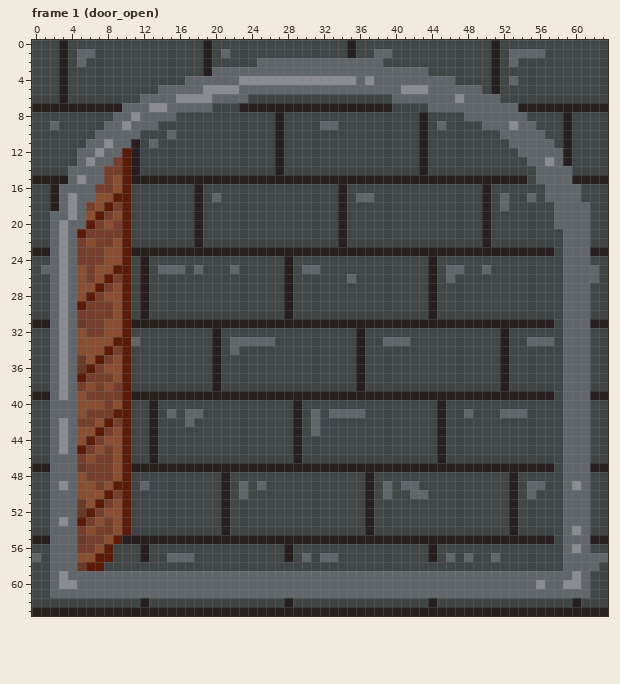
A pixel-art file gets an edit: dist/img/tiles/bricks.aseprite. Above, as it was before the edit.
64x64 pixels, 50 frames. Colours within 5 levels of each other are drawn and written as one. Shown: frame 1 (door_open). The commit also changed other frames, which this record leaves out.
After the commit:
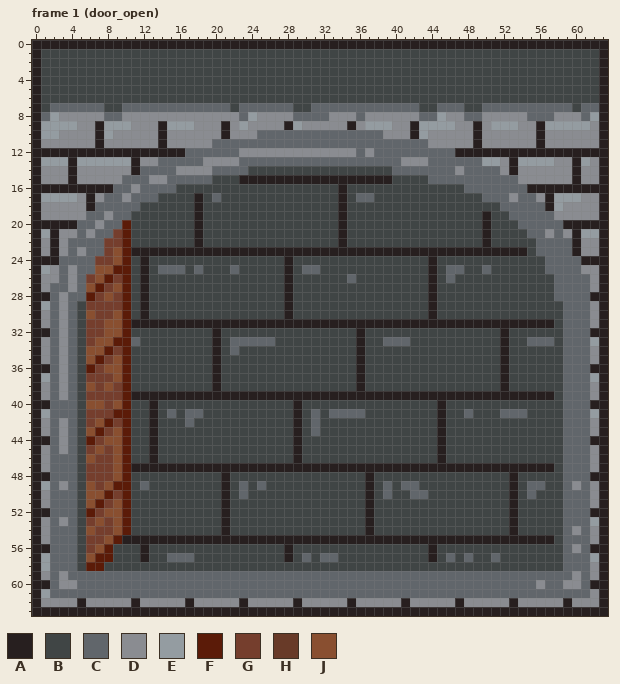
Palette (. is transparent): A #271f1f  B #404545  C #61666b  D #8a8c91  E #949ca1  F #5b1b08  G #753e2d  H #683a28  J #894f30
What changed:
Changed rows in their new state; - is an unchanged pixel.
Frame 1 (door_open), layers "border", "tile":
first column x 0:
 0 AAA-AAAAAAAAAAAAAAA-AAAAAAAAAAAAAAA-AAAAAAAAAAAAAAA-AAAAAAAAAAAA
 1 A--B-BB------------B-B-------------B--BB-----------B-BBBB------A
 2 A--B-B-------------B-----BBBBBBBBBBBBBB------------B-B---------A
 3 A--B---------------BBBBBBBBBBBBBBBBBBBBBBBBB-------B-----------A
 4 A--B-------------BBBBBBBBBBBBBBBBBBBBBBBBBBBBBB----B-B---------A
 5 A--B----------BBBBBBBBBBBBBBBBBBBBBBBBBBBBBBBBBBBB-B-----------A
 6 A--B--------BBBBBBBBBBBB----------------BBBBBBBBBBBB-----------A
 7 -BCCCCCCBB---CC-----CC-CCCCCCBBCCCCCCCCCCCC-B---BB----CCCCCCBCC-
 8 ACEDDDDDC-D-DDDDDDDDDDDCEDDDDCCCCDDDCDDDDDDCCEDD--DDDDDCCCDDDCEA
 9 AEEEEDDAEEEDDDAEEEDDDADEDDDDAEDDDDDADEEEDDAEEEEDDADEEEDDAEEEEEDA
10 AEEDDDDAEDDDDDADDDDDDADDDCCCCCCCCCCCCCCDDDAEDDDDDADDDDDDADDDDDDA
11 ADDDDDDA-DDDDDADDDDDCCCCCCCCCCCCCCCCCCCCCCCCDDDDDADDDDDDADDDDDDA
12 AAAAAAAAAAA-AAAAACCCCCCDDDDDDDDDDDDDCDCCCCCCCCCAAAAAAAAAAAA-AAAA
13 AEEEAEEEEEE-DDCCCCCDDDDCCCCCCCCCCCCCCCCCCDDDCCCCCCEEDAEEEEDDAEDA
14 ADDDADDDDDD-CCCCDDDDCCCC---B------------CCCCCCCDCCCCDADDDDDDADDA
15 -DDDA-DDDDCCCDDCCCCCBBB-----------------BBBBCCCCCCCCCCDDDDDD-DD-
16 AA-AAAAAACCDCCCC--B-----------------------------CCCCCCCAAAAAAAAA
17 AEEEEDADCCDCCC------------------------------------CC-DC-DAEEEDDA
18 ADDD-DACCCCC--------------------------------------B--CCCCAEDDDDA
19 ADDD-DCCDCC------------------------------------------CCCCCDDDDDA
20 AAAAA-CDCC--------------------------------------------CCCC-AAAAA
21 AEA-DCDCC----------------------------------------------CCDCDAEEA
22 ADA--CCC-G----------------------------------------------CCC-ADDA
23 -DA--DCCG----------------------------------------------BCCC-ADD-
24 AAAC-CC-G------------------------------------------------CC--AAA
25 AEDCDCC--------------------------------------------------CC--DDA
26 ADDCDC----------------------------------------------------C---DA
27 AD-CDC----------------------------------------------------C---DA
28 AA---C---G------------------------------------------------C---AA
29 AE---B---G----------------------------------------------------DA
30 AD---BJ-------------------------------------------------------DA
31 -D---B--------------------------------------------------------D-
32 AA---B--------------------------------------------------------AA
33 AD---BG-------------------------------------------------------EA
34 AD---B--------------------------------------------------------DA
35 AD---B--------------------------------------------------------DA
36 AA---B--------------------------------------------------------AA
37 AE---B--------------------------------------------------------EA
38 AD---B--------------------------------------------------------DA
39 -D---B--------------------------------------------------------D-
40 AA---B--------------------------------------------------------AA
41 AE---B--------------------------------------------------------EA
42 AD---B--------------------------------------------------------DA
43 AD---B--------------------------------------------------------DA
44 AA---B--------------------------------------------------------AA
45 AD---B--------------------------------------------------------DA
46 AD---B--------------------------------------------------------DA
47 -D---B--------------------------------------------------------D-
48 AA---B--------------------------------------------------------AA
49 AE---B--------------------------------------------------------DA
50 AD---B--------------------------------------------------------DA
51 AD---B--------------------------------------------------------DA
52 AA---B--------------------------------------------------------AA
53 AD---B--------------------------------------------------------EA
54 AD---B--------------------------------------------------------DA
55 -D---B--------------------------------------------------------D-
56 AA---B--------------------------------------------------------AA
57 AE---B--------------------------------------------------------EA
58 AE---B--------------------------------------------------------DA
59 AD------------------------------------------------------------DA
60 AA------------------------------------------------------------AA
61 AE------------------------------------------------------------DA
62 ADDDDADDDDDADDDDDADDDDDADDDDDADDDDDADDDDDADDDDDADDDDDADDDDDADDDA
Boxes around the changes in both pictures, in picture pixels (x1, y1, x2, y2):
changed: (32, 40, 608, 607)
